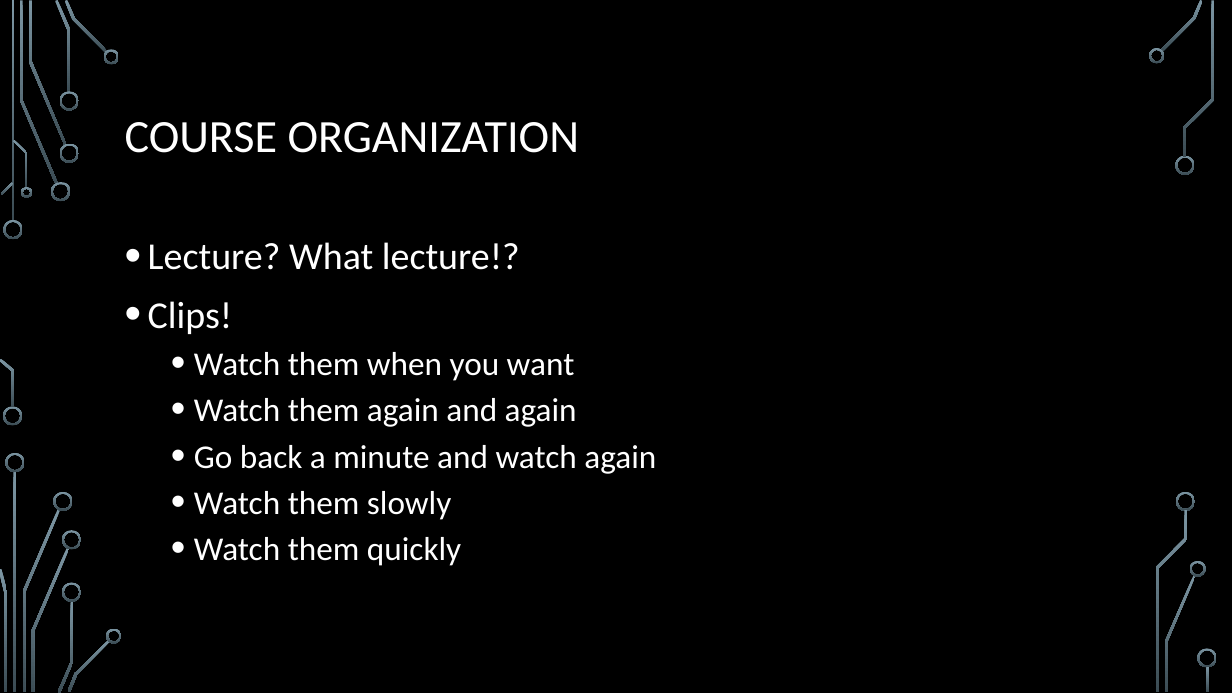
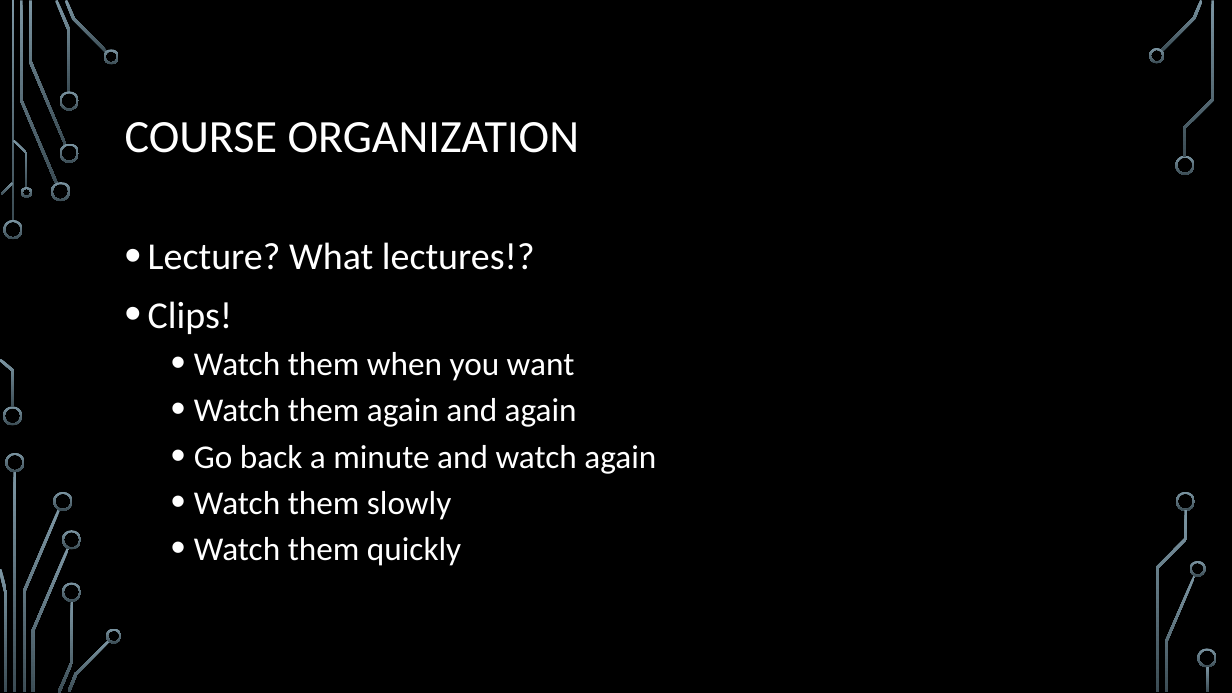
Before and after one commit to egges/mso, a slide deck: slide 25 of slides/introduction.pptx. Drawn at 1232x693 pixels with LibreOffice and Linux fonts; fonts in the diff are those of the drawing; background and template pictures are left out. Boxes give left, top, right and bottom in pixels: in the first picture for what was removed or moved away, otherwise in the second. Text is boxed around its words. In the diff, an @@ line names an element or a change of style, - is before the commit and + after.

```diff
--- a/slides/introduction.pptx
+++ b/slides/introduction.pptx
@@ text at (x1=148, y1=242, x2=535, y2=270): text changed @@
-• Lecture? What lecture!?
+• Lecture? What lectures!?
```
Also in this commit, not shown: 2 other slides changed, 4 slides added, 2 other files.
